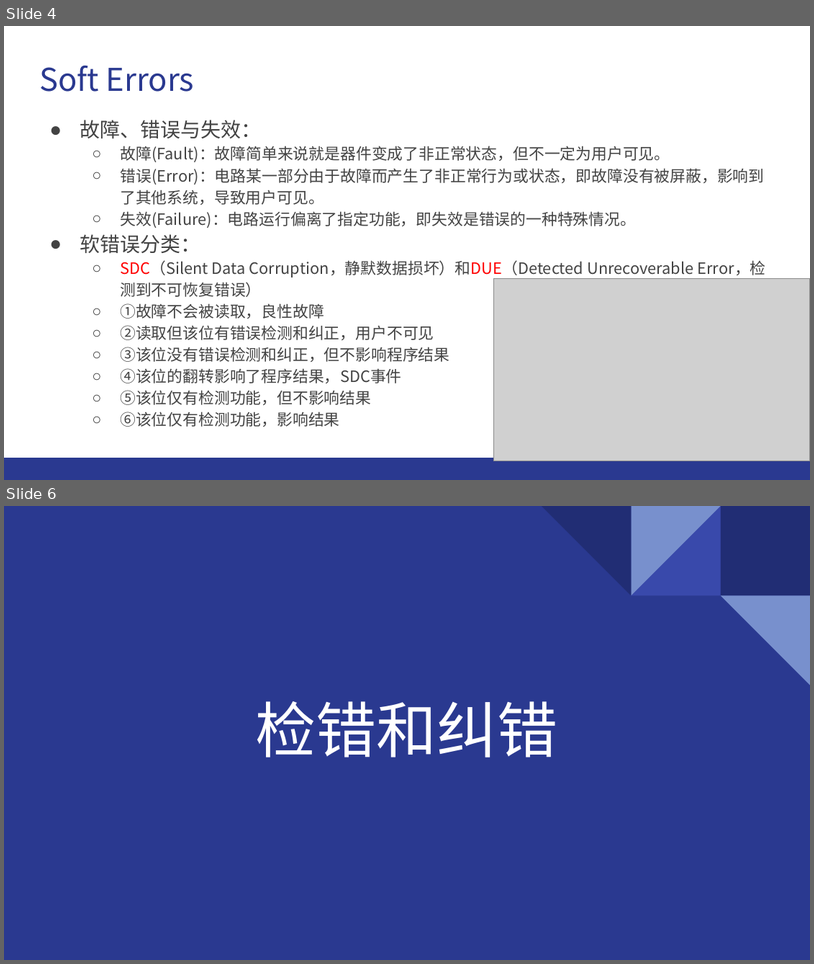
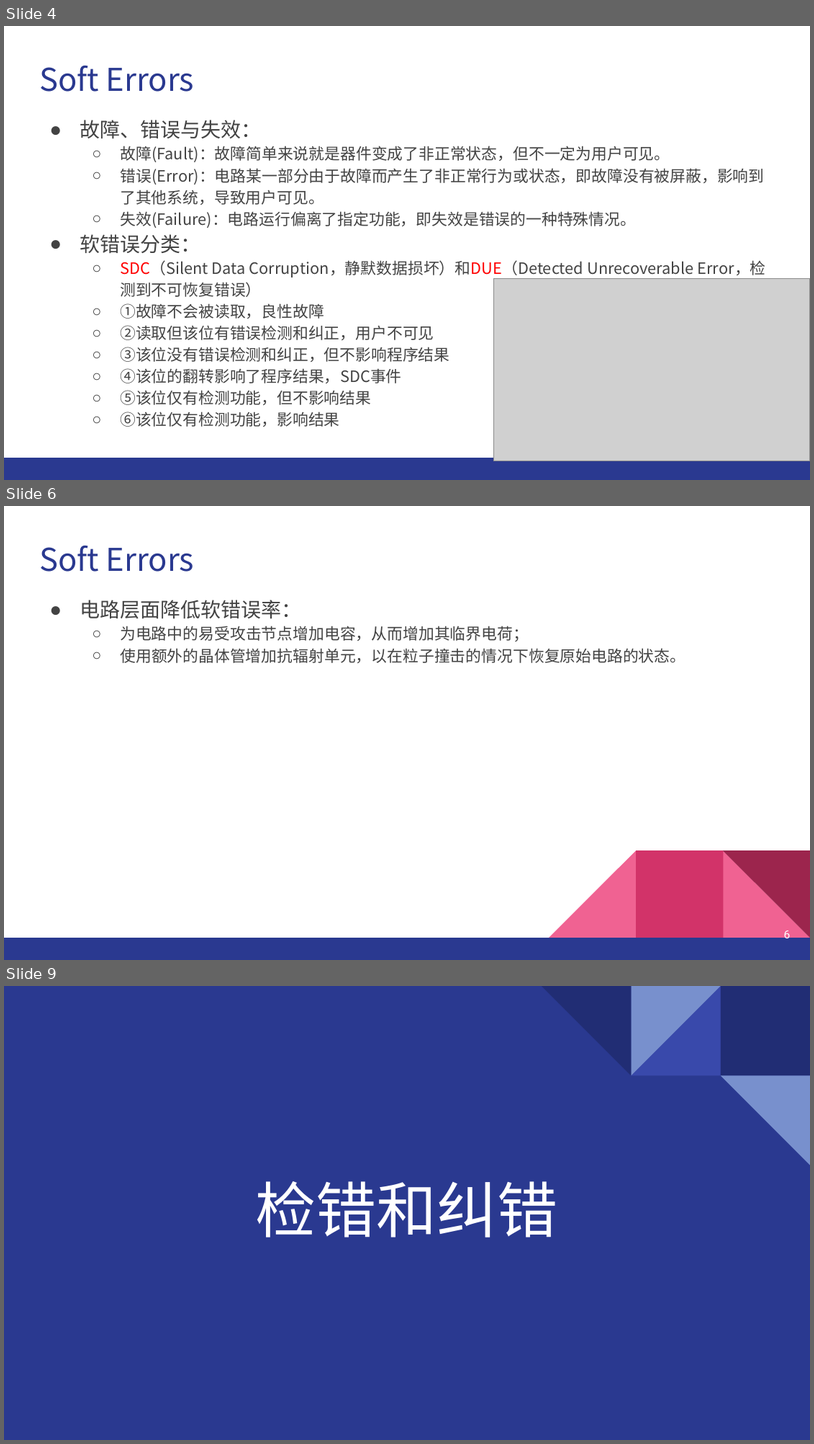
Before and after one commit to GentleBreezeBlow/R4_doc, a slide deck: Report/1-Soft Errors.pptx. Shown one above the other, each under a label of ours: slides 4 and 6 before the commit, slides 4, 6 and 9 after it; the slides between them are not shown. The pictures are 814x964 and 814x1444 pixels, drawn with LibreOffice and Linux fonts; fonts in the diff are those of the drawing; grey boxes stand for pictures. Boxes give left, top, right and bottom in pixels: in the first picture for what was removed or moved away, otherwise in the second. Text is boxed around its words. In the diff, an @@ line names an element or a change of style, - is before the commit and + after.

```diff
--- a/Report/1-Soft Errors.pptx
+++ b/Report/1-Soft Errors.pptx
@@ slide 6 added at (4, 506, 810, 960), background #FFFFFF; not listed: 3 template elements that a slide beside it also shows @@
@@ title added at (39, 545, 194, 572), 28 pt, text #2A3990 @@
+Soft Errors
@@ text added at (80, 600, 686, 663), 14 pt, text #434343 @@
+● 电路层面降低软错误率：
+  ○ 为电路中的易受攻击节点增加电容，从而增加其临界电荷；
+  ○ 使用额外的晶体管增加抗辐射单元，以在粒子撞击的情况下恢复原始电路的状态。
@@ right triangle added at (549, 850, 636, 937), fill #F06292 @@
@@ rectangle added at (636, 850, 723, 937), fill #D23369 @@
@@ page number added at (784, 930, 791, 941), 10 pt, text #FFFFFF @@
+6
@@ what was slide 6 is now slide 9 @@
```
Also in this commit, not shown: 1 slide changed, 8 other slides added, 1 other file.
